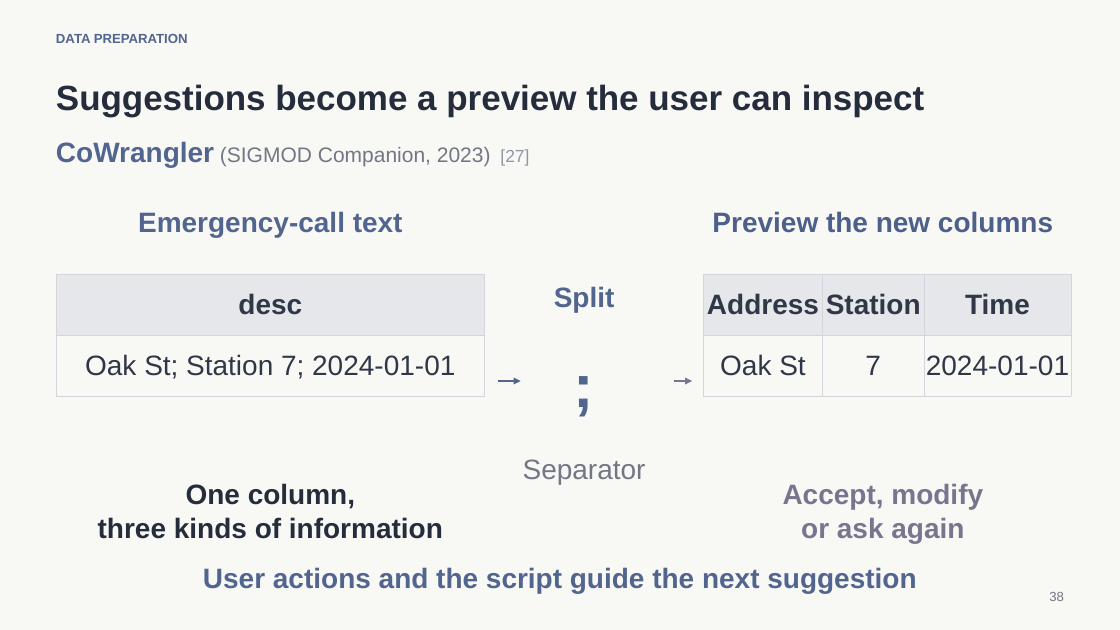
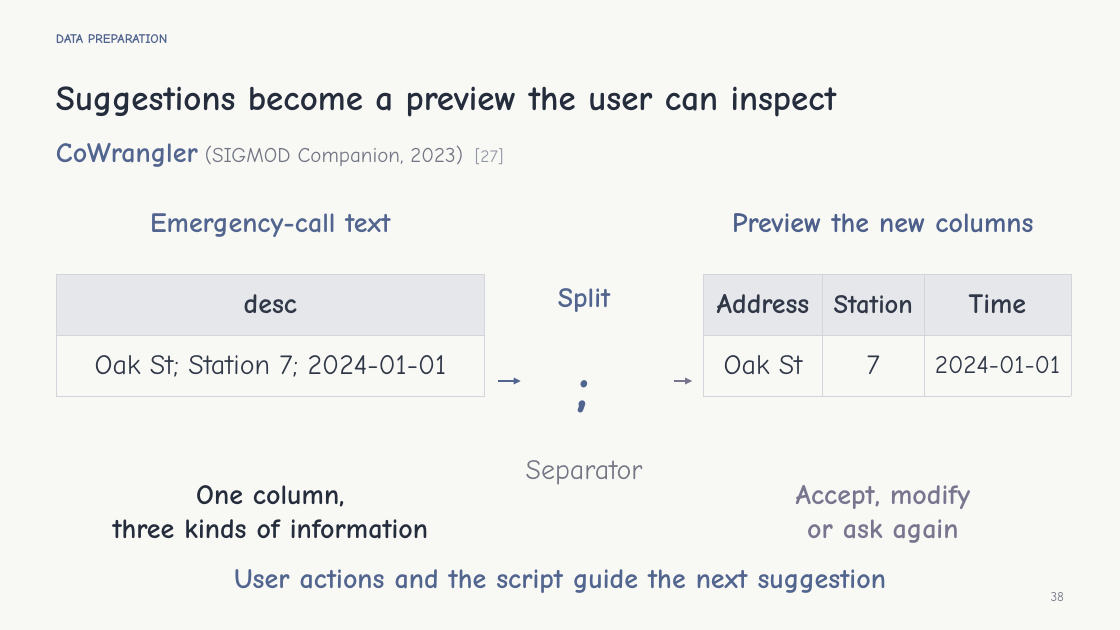
Before and after one commit to XanderZhou2022/Knowledge-Guided-Data-Cleaning, a slide deck: slide 38 of slides.pptx. Drawn at 1120x630 pixels with LibreOffice and Linux fonts; fonts in the diff are those of the drawing. Boxes give left, top, right and bottom in pixels: in the first picture for what was removed or moved away, otherwise in the second. Text is boxed around its words. In the diff, an @@ line names an element or a change of style, - is before the commit and + after.

Commit message:
Adopt Comic Sans presentation as the final version

```diff
--- a/slides.pptx
+++ b/slides.pptx
@@ table at (56, 275, 485, 397) @@
@@ font Arial to Comic Neue @@
@@ table at (704, 275, 1072, 397) @@
@@ font Arial to Comic Neue @@
@@ size 24 to 22.8 pt in "Station" @@
@@ size 24 to 21.8 pt in "2024-01-01" @@
@@ font Arial to Comic Neue in 12 elements at (56, 34, 168, 43), (56, 86, 837, 117), (56, 143, 503, 167), (150, 213, 390, 237), (113, 485, 428, 539), (558, 288, 610, 312), (526, 460, 643, 485), (732, 213, 1033, 232), (796, 485, 970, 543), (234, 569, 886, 593), (1051, 592, 1064, 601), (549, 337, 618, 429) @@
```
Also in this commit, not shown: 51 other slides changed, 1 other file.
